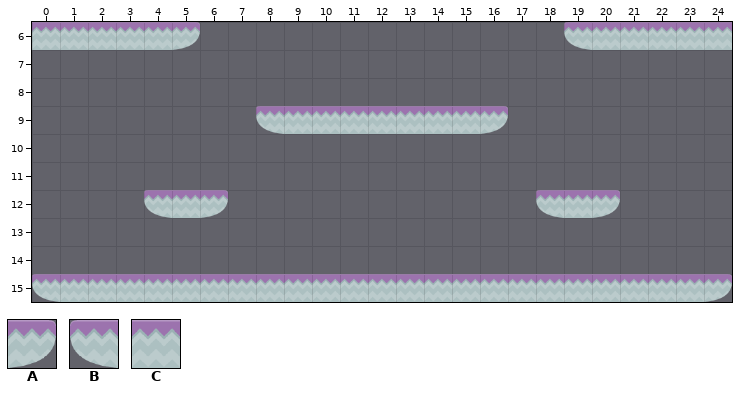
A Tiled map gets an edit: testlevel.tmx. The picture above was drawn from the file before the commit.
Cells are 70x70 px. Shown: x 0..24, y 6..15.
Key: from "purpleSheet": A 38, B 45, C 46.
_ is an empty cell.
Layer "Platforms" before, first column x 0:
 6 CCCCCA_____________BCCCCC
 7 _________________________
 8 _________________________
 9 ________BCCCCCCCA________
10 _________________________
11 _________________________
12 ____BCA___________BCA____
13 _________________________
14 _________________________
15 BCCCCCCCCCCCCCCCCCCCCCCCA
After:
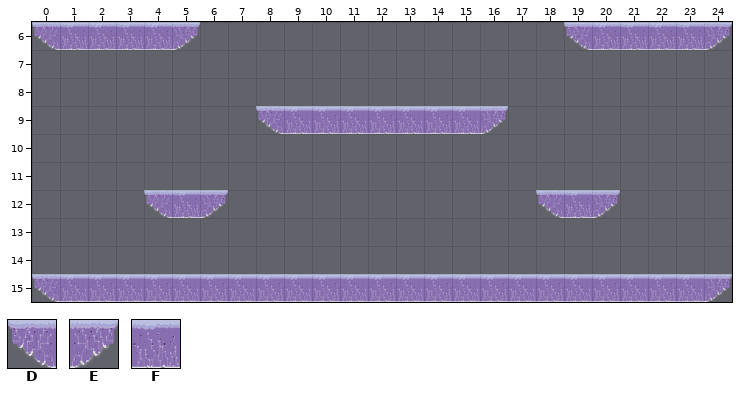
Further tiles: from "purpleSheet": D 0, E 1, F 2.
Difference:
Changed rows in their new state; . is an unchanged cell.
Layer "Platforms":
first column x 0:
 6 DFFFFE.............DFFFFE
 9 ........DFFFFFFFE........
12 ....DFE...........DFE....
15 DFFFFFFFFFFFFFFFFFFFFFFFE
Where, in picture pixels (left, top, right, bottom), the same in both pictures:
changed: (32, 22, 200, 50)
changed: (564, 22, 732, 50)
changed: (256, 106, 508, 134)
changed: (144, 190, 228, 218)
changed: (536, 190, 620, 218)
changed: (32, 274, 732, 302)
